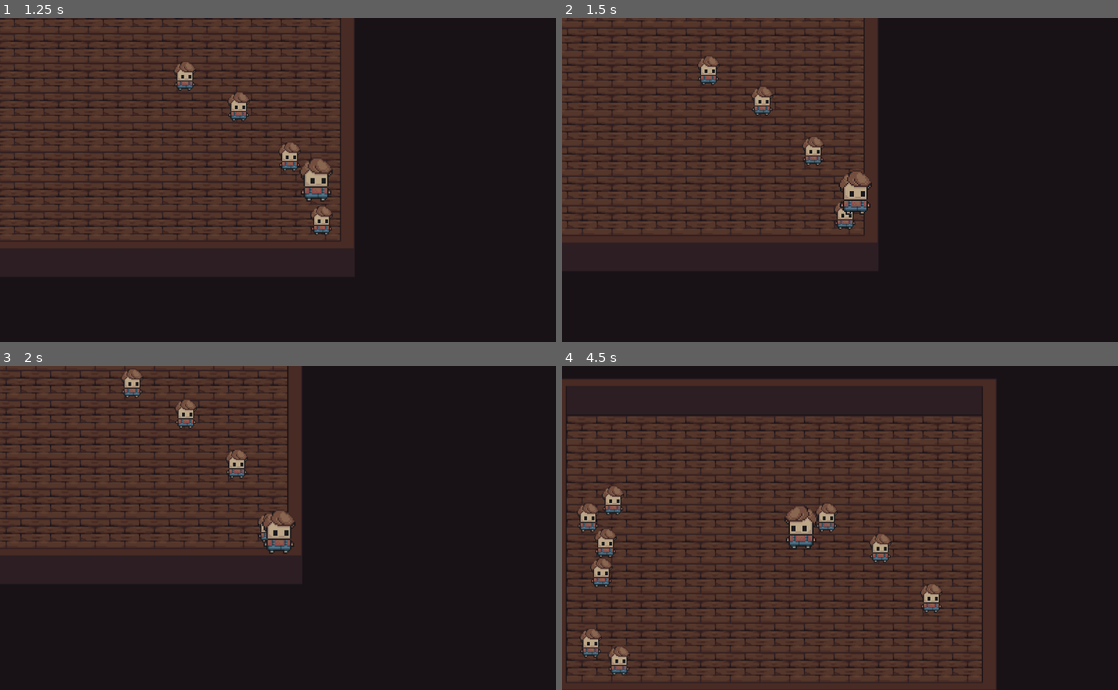
Above: before the commit, frames 1-4 (two rows, left to right).
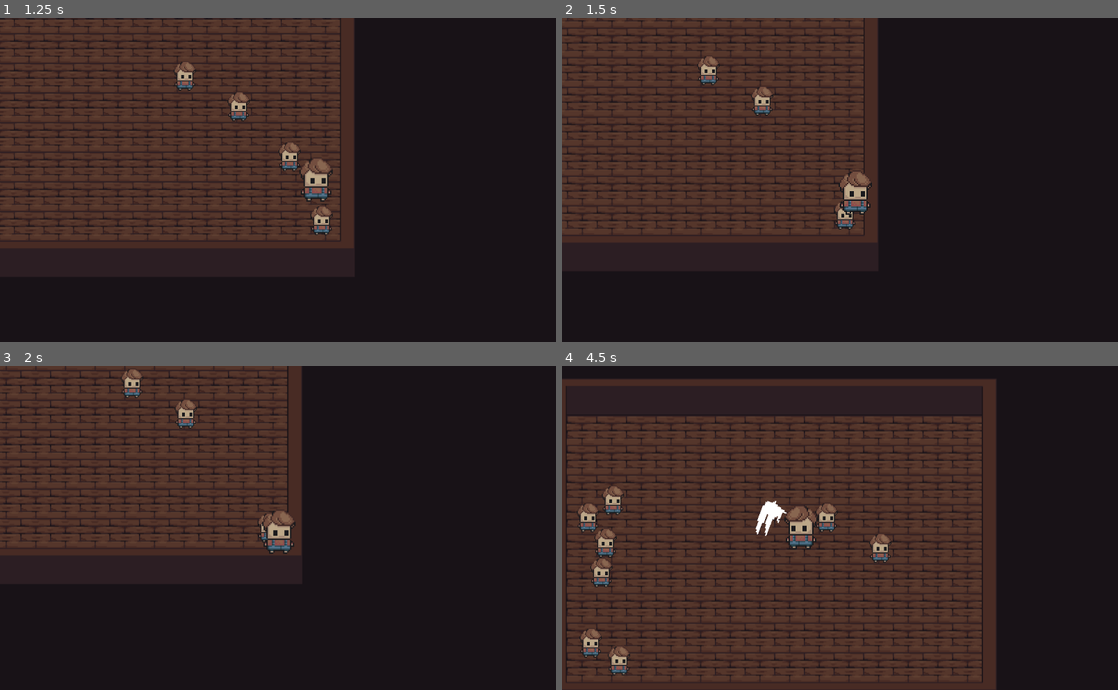
Above: after the commit, the same moments.

Repository: McRamon/Homework
Game: Godot game, scene res://Quests/Map/debug_test_map.tscn
Two runs of this game, one before a commit and one after it. Both use one fixed random seed, a clock stepped at 60 frames per second and the inputs below. This scene is started directly instead of the project's main scene.
Inputs (mouse positions are in pixels of both pictures, inside the frame that each line leads up to):
- Up to frame 1 (1.25 s): move the mouse to (400, 163) at 0.52 s; hold D (move_right) from 0.53 s (still down); tap Space (ability) at 0.6 s; click (400, 163) at 0.8 s
- Up to frame 2 (1.5 s): move the mouse to (728, 196) at 1.27 s; release D (move_right) at 1.28 s; hold S (move_down) from 1.28 s (still down); click (728, 196) at 1.35 s
- Up to frame 3 (2 s): keep holding S (move_down); right-click (166, 544) at 1.55 s
- Up to frame 4 (4.5 s): move the mouse to (895, 456) at 2.02 s; release S (move_down) at 2.03 s; hold D (move_right) 2.03-2.78 s; right-click (895, 456) at 2.1 s; click (895, 456) at 2.17 s; tap Space (ability) at 2.3, 2.85 s; move the mouse to (812, 592) at 2.77 s; hold W (move_up) 2.78-3.53 s; click (812, 592) at 3.05 s; move the mouse to (1006, 576) at 3.52 s; hold A (move_left) from 3.53 s (still down); click (1006, 576) at 3.6 s; right-click (1006, 576) at 3.8 s; move the mouse to (673, 479) at 4.27 s; right-click (673, 479) at 4.35 s; click (673, 479) at 4.42 s

Frame 1 is identical in both runs. In frame 2, 0.2% of the frame differs, in the area x 43-48%, y 36-46%; in frame 3, 0.2%; in frame 4, 0.5%, in the area x 34-69%, y 41-77%.

Commit message:
butthole

Diff:
--- /dev/null
+++ b/Quests/Code/Mobs/Abilities/Attack/attack.gd
@@ -0,0 +1,48 @@
+extends Ability
+class_name Attack
+
+@export var damage:= 10
+@export var weapon_effect: PackedScene
+var effect_unpacked: AnimatedSprite2D
+var user: CharacterBody2D
+
+var active:= false
+var hit_targets:= []
+
+
+func activate(mob: CharacterBody2D, direction: Vector2):
+	if active:
+		return
+	active = true
+	hit_targets.clear()
+	user = mob
+
+	effect_unpacked = weapon_effect.instantiate() as AnimatedSprite2D
+	effect_unpacked.rotation = direction.angle() + PI/2
+	effect_unpacked.play("swing")
+	mob.add_child(effect_unpacked)
+	effect_unpacked.animation_finished.connect(_on_animation_finished)
+
+	var area = effect_unpacked.get_node_or_null("attack_zone")
+	if area:
+		print("attack_zone detected")
+		area.body_entered.connect(_on_body_entered)
+
+func update(delta):
+	if effect_unpacked and is_instance_valid(effect_unpacked):
+		effect_unpacked.global_position = user.global_position
+
+func _on_body_entered(body: Node2D):
+	print("sword detected body: ", body)
+	if body == user or body in hit_targets:
+		return
+	print(hit_targets)
+	hit_targets.append(body)
+
+	if body.get_node("HealthComponent").has_method("take_damage"):
+		body.get_node("HealthComponent").take_damage(damage)
+
+func _on_animation_finished():
+	effect_unpacked.queue_free()
+	effect_unpacked = null
+	active = false
--- /dev/null
+++ b/Quests/Code/Mobs/Abilities/Attack/sword_basic.tres
@@ -0,0 +1,10 @@
+[gd_resource type="Resource" script_class="Attack" load_steps=3 format=3 uid="uid://cbeb4ln5a2btn"]
+
+[ext_resource type="Script" uid="uid://cnm7si338aakj" path="res://Quests/Code/Mobs/Abilities/Attack/attack.gd" id="1_n0lge"]
+[ext_resource type="PackedScene" uid="uid://csaaeh3jfar3t" path="res://Quests/Effects/Weapons/sword.tscn" id="2_074dl"]
+
+[resource]
+script = ExtResource("1_n0lge")
+weapon_effect = ExtResource("2_074dl")
+cooldown = 0
+metadata/_custom_type_script = "uid://cnm7si338aakj"
--- /dev/null
+++ b/Quests/Code/Mobs/Components/ai_control_component.gd
@@ -0,0 +1,15 @@
+extends ControlComponent
+class_name ControlComponentAi
+
+@export var behavior_data: AiBehaviorData
+
+
+func _ready():
+	set_physics_process(true)
+	if behavior_data:
+		behavior_data.set_user(owner)
+
+func get_movement_input() -> Vector2:
+	var target = behavior_data.get_new_target()
+	var direction = owner.global_position - target
+	return direction
--- /dev/null
+++ b/Quests/Code/Mobs/Components/animation_component.gd
@@ -0,0 +1,17 @@
+extends Node
+class_name AnimationComponent
+
+@export var mob: CharacterBody2D
+
+func _ready():
+	if !mob:
+		mob = self.get_parent()
+
+func animation_idle():
+	pass
+
+func animation_attack_melee():
+	pass
+
+func animation_jump():
+	pass
--- a/Quests/Code/Mobs/Components/control_component.gd
+++ b/Quests/Code/Mobs/Components/control_component.gd
@@ -5,6 +5,7 @@
 @export var attack_secondary: Ability
 @export var ability: Ability
 @export var movement_component: Node
+
 
 func _ready():
 	set_physics_process(true)
@@ -21,13 +22,13 @@
 func get_movement_input() -> Vector2:
 	return Vector2.ZERO
 
-func use_attack_main(mob, vector):
+func use_attack_main(mob: CharacterBody2D, direction: Vector2):
 	if attack_main:
-		attack_main.activate(mob, vector)
+		attack_main.activate(mob, direction)
 
-func use_attack_secondary(mob, vector):
+func use_attack_secondary(mob: CharacterBody2D, direction: Vector2):
 	if attack_secondary:
-		attack_secondary.activate(mob, vector)
+		attack_secondary.activate(mob, direction)
 
 func use_ability(mob, vector):
 	if ability:
--- a/Quests/Code/Mobs/Components/health_component.gd
+++ b/Quests/Code/Mobs/Components/health_component.gd
@@ -14,6 +14,7 @@
 func take_damage(amount: int):
 	var old_health = current_health
 	current_health = max(0, current_health - amount)
+	print(get_parent(), " takes ", amount, " damage")
 
 	if current_health <= 0:
 		emit_signal("died")
--- /dev/null
+++ b/Quests/Code/Mobs/Enemies/Scripts/basic_behavior.tres
@@ -0,0 +1,7 @@
+[gd_resource type="Resource" script_class="AiBehaviorData" load_steps=2 format=3 uid="uid://b1yprkm6m74fq"]
+
+[ext_resource type="Script" uid="uid://c40m4krwny87y" path="res://Quests/Code/Mobs/Enemies/Scripts/behavior_data.gd" id="1_xmcmf"]
+
+[resource]
+script = ExtResource("1_xmcmf")
+metadata/_custom_type_script = "uid://c40m4krwny87y"
--- /dev/null
+++ b/Quests/Code/Mobs/Enemies/Scripts/behavior_data.gd
@@ -0,0 +1,14 @@
+extends Resource
+class_name AiBehaviorData
+
+
+var target_position: Vector2
+var direction:= Vector2.ZERO
+
+var user: CharacterBody2D
+
+func set_user(mob: CharacterBody2D):
+	user = mob
+
+func get_new_target() -> Vector2:
+	return Vector2.ZERO
--- a/Quests/Code/Mobs/Enemies/enemy_basic.tscn
+++ b/Quests/Code/Mobs/Enemies/enemy_basic.tscn
@@ -1,22 +1,34 @@
-[gd_scene load_steps=3 format=3 uid="uid://cenido31aoa2b"]
+[gd_scene load_steps=6 format=3 uid="uid://cenido31aoa2b"]
 
 [ext_resource type="PackedScene" uid="uid://js06itgeiovj" path="res://Quests/Code/Mobs/mob.tscn" id="1_01xs3"]
 [ext_resource type="Texture2D" uid="uid://bsmgjayugdo1i" path="res://Quests/Assets/character_leslie.png" id="2_oc5qm"]
+[ext_resource type="Script" uid="uid://bfodvopuwngus" path="res://Quests/Code/Mobs/Components/ai_control_component.gd" id="3_tg2n1"]
+[ext_resource type="Resource" uid="uid://b1yprkm6m74fq" path="res://Quests/Code/Mobs/Enemies/Scripts/basic_behavior.tres" id="4_8cwsk"]
 
-[node name="enemy_basic" node_paths=PackedStringArray("health_component", "movement_component", "control_component") instance=ExtResource("1_01xs3")]
-health_component = NodePath("HealthComponent")
-movement_component = NodePath("MovementComponent")
-control_component = NodePath("ControlComponent")
+[sub_resource type="CircleShape2D" id="CircleShape2D_8cwsk"]
+
+[node name="enemy_basic" instance=ExtResource("1_01xs3")]
+collision_layer = 4
 
 [node name="mob_sprite" parent="." index="0"]
 texture = ExtResource("2_oc5qm")
 
 [node name="detection_area" parent="." index="2"]
 position = Vector2(-1, 26)
-scale = Vector2(1, 0.6)
+scale = Vector2(1.04, 0.624)
 
 [node name="HealthComponent" parent="." index="3"]
 max_health = 20
 
-[node name="ControlComponent" parent="." index="5" node_paths=PackedStringArray("movement_component")]
-movement_component = NodePath("../MovementComponent")
+[node name="ControlComponent" parent="." index="5"]
+script = ExtResource("3_tg2n1")
+behavior_data = ExtResource("4_8cwsk")
+
+[node name="locator" type="Area2D" parent="." index="7"]
+collision_layer = 8
+collision_mask = 2
+
+[node name="CollisionShape2D" type="CollisionShape2D" parent="locator" index="0"]
+position = Vector2(0, 26)
+scale = Vector2(13.56, 6.92)
+shape = SubResource("CircleShape2D_8cwsk")
--- /dev/null
+++ b/Quests/Code/Mobs/Player/player_character.gd
@@ -0,0 +1,2 @@
+extends Mob
+class_name PlayerCharacter
--- a/Quests/Code/Mobs/Player/player_character.tscn
+++ b/Quests/Code/Mobs/Player/player_character.tscn
@@ -1,15 +1,15 @@
-[gd_scene load_steps=5 format=3 uid="uid://c1ku7n70e0th7"]
+[gd_scene load_steps=7 format=3 uid="uid://c1ku7n70e0th7"]
 
 [ext_resource type="PackedScene" uid="uid://js06itgeiovj" path="res://Quests/Code/Mobs/mob.tscn" id="1_0wiex"]
 [ext_resource type="Texture2D" uid="uid://bsmgjayugdo1i" path="res://Quests/Assets/character_leslie.png" id="2_px0y7"]
 [ext_resource type="Script" uid="uid://6lwrprvgdy8l" path="res://Quests/Code/Mobs/Components/player_control_component.gd" id="2_r48du"]
+[ext_resource type="Script" uid="uid://c06tq0vvvnhfm" path="res://Quests/Code/Mobs/Player/player_character.gd" id="2_y84lb"]
 [ext_resource type="Resource" uid="uid://djq7ufg7eunhp" path="res://Quests/Code/Mobs/Abilities/Dash/Resources/dash_damage.tres" id="4_6gv03"]
+[ext_resource type="Resource" uid="uid://cbeb4ln5a2btn" path="res://Quests/Code/Mobs/Abilities/Attack/sword_basic.tres" id="5_7m8lo"]
 
-[node name="player_character" node_paths=PackedStringArray("health_component", "movement_component", "control_component") instance=ExtResource("1_0wiex")]
+[node name="player_character" instance=ExtResource("1_0wiex")]
 z_index = 5
-health_component = NodePath("HealthComponent")
-movement_component = NodePath("MovementComponent")
-control_component = NodePath("ControlComponent")
+script = ExtResource("2_y84lb")
 
 [node name="mob_sprite" parent="." index="0"]
 scale = Vector2(3, 3)
@@ -23,7 +23,7 @@
 [node name="MovementComponent" parent="." index="4" node_paths=PackedStringArray("control_component")]
 control_component = NodePath("../ControlComponent")
 
-[node name="ControlComponent" parent="." index="5" node_paths=PackedStringArray("movement_component")]
+[node name="ControlComponent" parent="." index="5"]
 script = ExtResource("2_r48du")
+attack_main = ExtResource("5_7m8lo")
 ability = ExtResource("4_6gv03")
-movement_component = NodePath("../MovementComponent")
--- a/Quests/Code/Mobs/mob.gd
+++ b/Quests/Code/Mobs/mob.gd
@@ -4,6 +4,7 @@
 @export var health_component: HealthComponent
 @export var movement_component: MovementComponent
 @export var control_component: ControlComponent
+@export var animation_component: AnimationComponent
 
 func _ready():
 	health_component.died.connect(_on_death)
--- a/Quests/Code/Mobs/mob.tscn
+++ b/Quests/Code/Mobs/mob.tscn
@@ -1,9 +1,10 @@
-[gd_scene load_steps=7 format=3 uid="uid://js06itgeiovj"]
+[gd_scene load_steps=8 format=3 uid="uid://js06itgeiovj"]
 
 [ext_resource type="Script" uid="uid://dod5g50o1plo1" path="res://Quests/Code/Mobs/mob.gd" id="1_2mhil"]
 [ext_resource type="Script" uid="uid://bs8yi2m36scs0" path="res://Quests/Code/Mobs/Components/health_component.gd" id="2_5rdlm"]
 [ext_resource type="Script" uid="uid://c1kqq80tffwpm" path="res://Quests/Code/Mobs/Components/movement_component.gd" id="4_3vsk1"]
 [ext_resource type="Script" uid="uid://b3t0atk31m1eo" path="res://Quests/Code/Mobs/Components/control_component.gd" id="5_agqau"]
+[ext_resource type="Script" uid="uid://bed4hn6pwlq7w" path="res://Quests/Code/Mobs/Components/animation_component.gd" id="5_ylirh"]
 
 [sub_resource type="RectangleShape2D" id="RectangleShape2D_tcqgo"]
 size = Vector2(36, 15)
@@ -11,9 +12,13 @@
 [sub_resource type="CircleShape2D" id="CircleShape2D_gdtso"]
 radius = 33.9559
 
-[node name="mob" type="CharacterBody2D"]
+[node name="mob" type="CharacterBody2D" node_paths=PackedStringArray("health_component", "movement_component", "control_component", "animation_component")]
 collision_layer = 2
 script = ExtResource("1_2mhil")
+health_component = NodePath("HealthComponent")
+movement_component = NodePath("MovementComponent")
+control_component = NodePath("ControlComponent")
+animation_component = NodePath("AnimationComponent")
 
 [node name="mob_sprite" type="Sprite2D" parent="."]
 texture_filter = 1
@@ -36,5 +41,10 @@
 [node name="MovementComponent" type="Node" parent="."]
 script = ExtResource("4_3vsk1")
 
-[node name="ControlComponent" type="Node" parent="."]
+[node name="ControlComponent" type="Node" parent="." node_paths=PackedStringArray("movement_component")]
 script = ExtResource("5_agqau")
+movement_component = NodePath("../MovementComponent")
+
+[node name="AnimationComponent" type="Node" parent="." node_paths=PackedStringArray("mob")]
+script = ExtResource("5_ylirh")
+mob = NodePath("..")
--- /dev/null
+++ b/Quests/Effects/Weapons/sword.tscn
@@ -0,0 +1,49 @@
+[gd_scene load_steps=6 format=3 uid="uid://csaaeh3jfar3t"]
+
+[ext_resource type="Texture2D" uid="uid://b8fw257qmunsx" path="res://Quests/Assets/sword_test_swing.png" id="1_xm1kx"]
+
+[sub_resource type="AtlasTexture" id="AtlasTexture_jb5uq"]
+atlas = ExtResource("1_xm1kx")
+region = Rect2(0, 0, 32, 32)
+
+[sub_resource type="AtlasTexture" id="AtlasTexture_75vsr"]
+atlas = ExtResource("1_xm1kx")
+region = Rect2(32, 0, 32, 32)
+
+[sub_resource type="AtlasTexture" id="AtlasTexture_rlxpr"]
+atlas = ExtResource("1_xm1kx")
+region = Rect2(64, 0, 32, 32)
+
+[sub_resource type="SpriteFrames" id="SpriteFrames_xceyr"]
+animations = [{
+"frames": [{
+"duration": 1.0,
+"texture": SubResource("AtlasTexture_jb5uq")
+}, {
+"duration": 1.0,
+"texture": SubResource("AtlasTexture_75vsr")
+}, {
+"duration": 1.0,
+"texture": SubResource("AtlasTexture_rlxpr")
+}],
+"loop": false,
+"name": &"swing",
+"speed": 24.0
+}]
+
+[node name="sword_effect" type="AnimatedSprite2D"]
+z_index = 6
+texture_filter = 1
+scale = Vector2(3, 3)
+sprite_frames = SubResource("SpriteFrames_xceyr")
+animation = &"swing"
+offset = Vector2(0, -16)
+
+[node name="attack_zone" type="Area2D" parent="."]
+collision_layer = 16
+collision_mask = 4
+
+[node name="CollisionPolygon2D" type="CollisionPolygon2D" parent="attack_zone"]
+position = Vector2(0, -1.1625)
+scale = Vector2(1.94853, 1.17096)
+polygon = PackedVector2Array(11.3333, -22.6667, -11.3333, -22.6667, 0, 0)
--- a/Quests/Map/debug_test_map.tscn
+++ b/Quests/Map/debug_test_map.tscn
@@ -91,3 +91,4 @@
 position = Vector2(600, 340)
 
 [editable path="TEST PLAYER CHARACTER"]
+[editable path="enemy_basic4"]
Binary file added: Quests/Assets/sword_test_swing.png
Not shown, added: Quests/Assets/sword_test_swing.png.import
Not shown, added: Quests/Code/Mobs/Abilities/Attack/attack.gd.uid
Not shown, added: Quests/Code/Mobs/Components/ai_control_component.gd.uid
Not shown, added: Quests/Code/Mobs/Components/animation_component.gd.uid
Not shown, added: Quests/Code/Mobs/Enemies/Scripts/behavior_data.gd.uid
Not shown, added: Quests/Code/Mobs/Player/player_character.gd.uid
